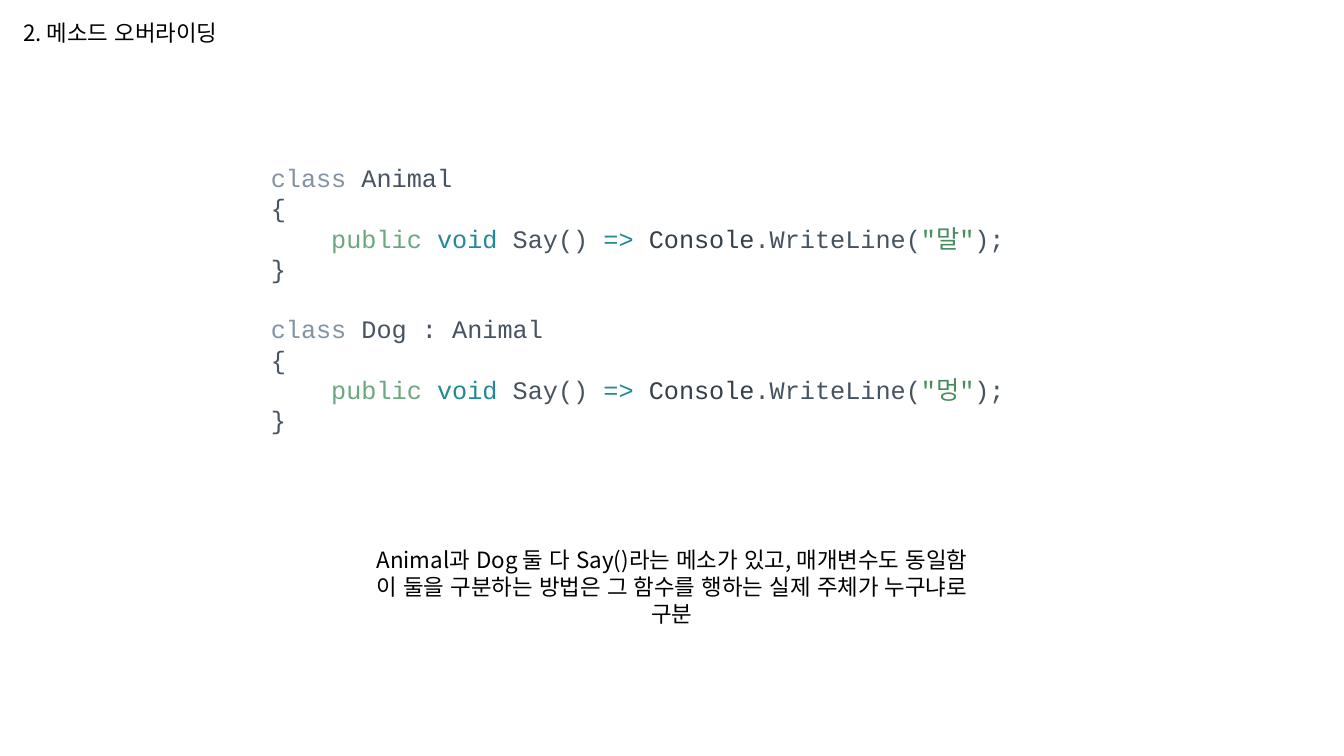
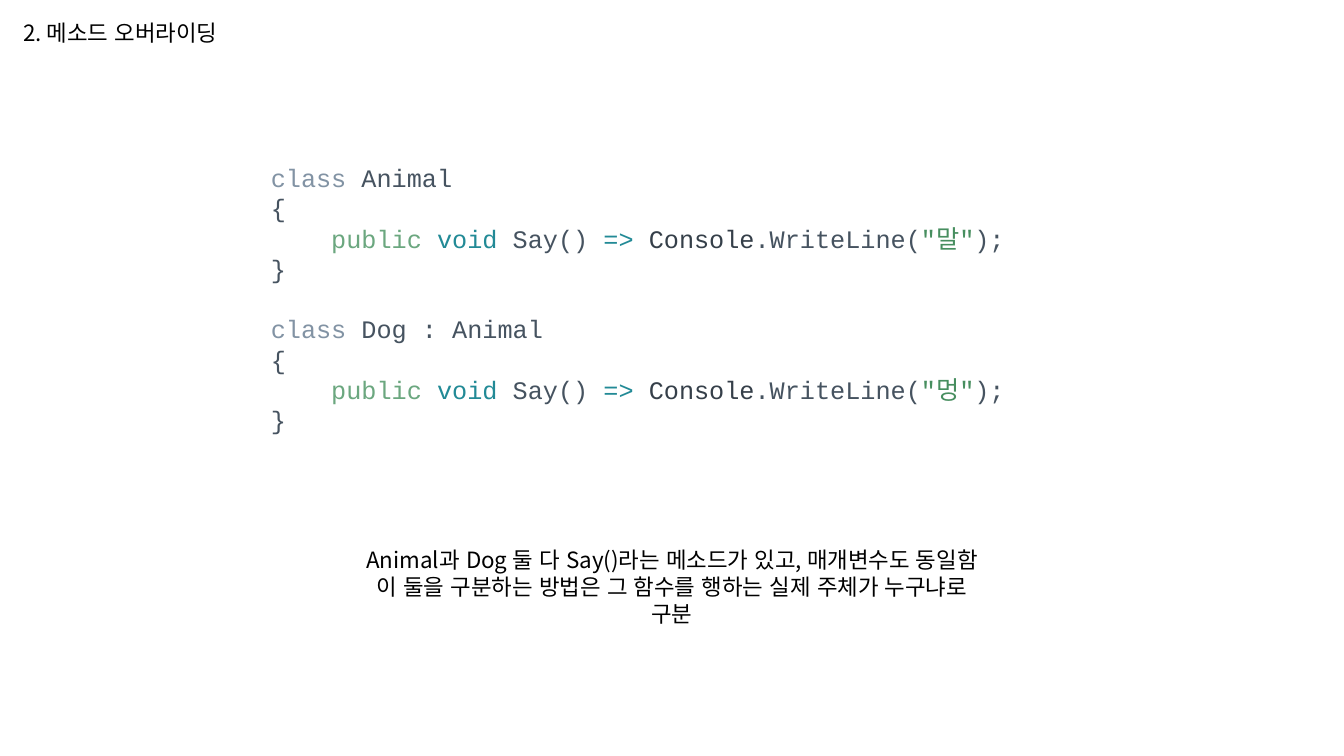
Before and after one commit to WooLyung/2023-Unity-CSharp, a slide deck: slide 19 of 3. 객체지향 심화.pptx. Drawn at 1344x756 pixels with LibreOffice and Linux fonts; fonts in the diff are those of the drawing. Boxes give left, top, right and bottom in pixels: in the first picture for what was removed or moved away, otherwise in the second. Text is boxed around its words. In the diff, an @@ line names an element or a change of style, - is before the commit and + after.

```diff
--- a/3. 객체지향 심화.pptx
+++ b/3. 객체지향 심화.pptx
@@ text at <box>366,549,978,573</box>: text changed @@
-Animal과 Dog 둘 다 Say()라는 메소가 있고, 매개변수도 동일함
+Animal과 Dog 둘 다 Say()라는 메소드가 있고, 매개변수도 동일함
```
Also in this commit, not shown: 2 other slides changed, 1 other file.
